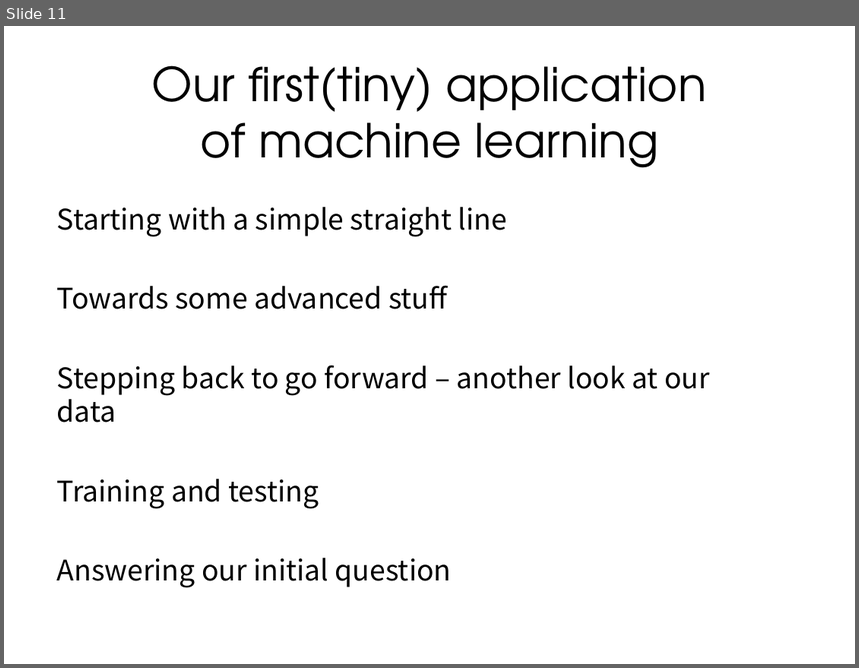
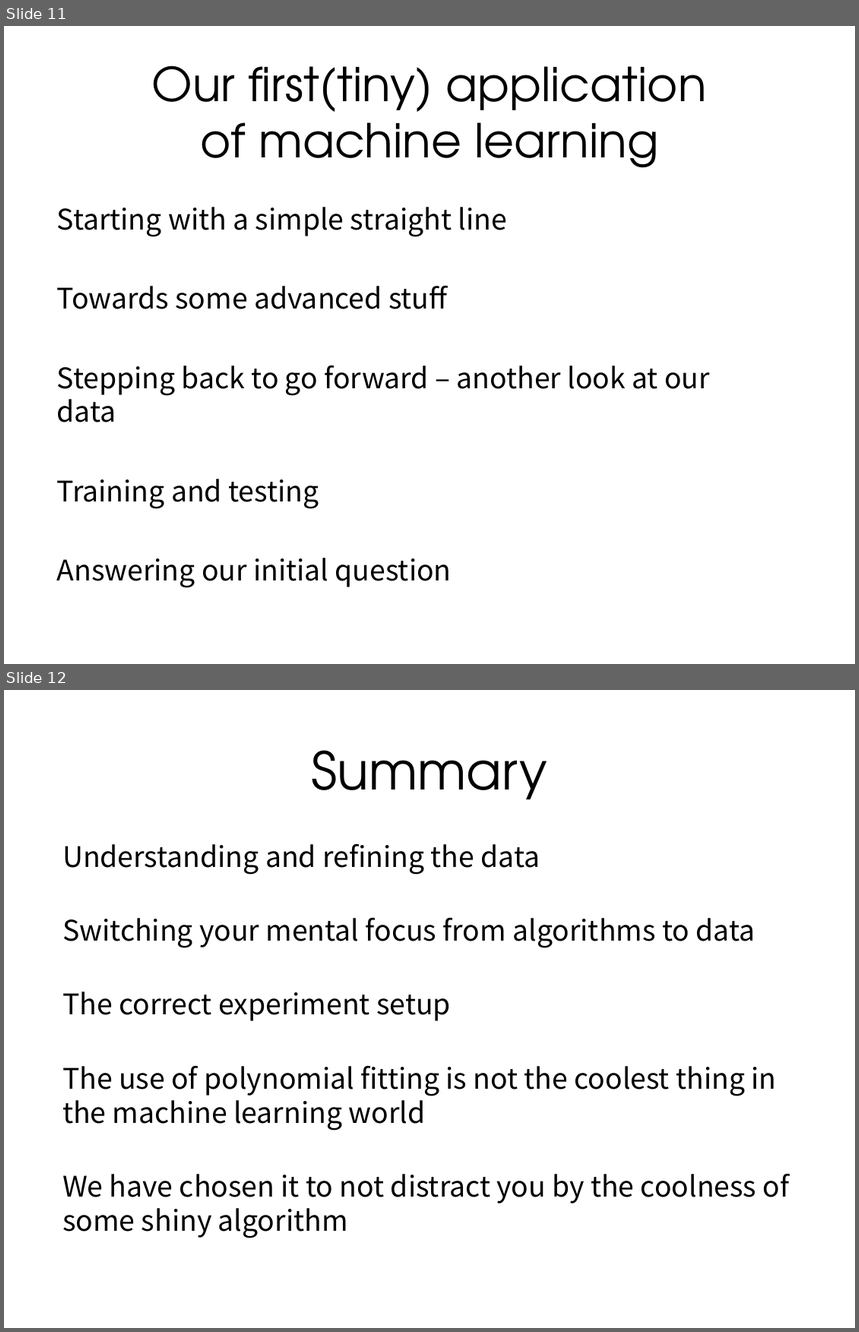
Before and after one commit to rnder/Building-Machine-Learning-Systems-with-Python, a slide deck: Week1-1 Getting Started with Python Machine Learning.pptx. Shown one above the other, each under a label of ours: slide 11 before the commit, slides 11 and 12 after it. The pictures are 859x668 and 859x1332 pixels, drawn with LibreOffice and Linux fonts; fonts in the diff are those of the drawing. Boxes give left, top, right and bottom in pixels: in the first picture for what was removed or moved away, otherwise in the second. Text is boxed around its words. In the diff, an @@ line names an element or a change of style, - is before the commit and + after.

Commit message:
Week1-1 Getting Started with Python Machine Learning

```diff
--- a/Week1-1 Getting Started with Python Machine Learning.pptx
+++ b/Week1-1 Getting Started with Python Machine Learning.pptx
@@ slide 12 added at (4,690,855,1328), background #FFFFFF @@
@@ title added at (312,750,547,799), 44 pt, text #000000 @@
+Summary
@@ text added at (63,844,541,875), 24 pt, text #000000 @@
+Understanding and refining the data
@@ text added at (63,918,756,948), 24 pt, text #000000 @@
+Switching your mental focus from algorithms to data
@@ text added at (63,992,451,1021), 24 pt, text #000000 @@
+The correct experiment setup
@@ text added at (63,1066,777,1131), 24 pt, text #000000 @@
+The use of polynomial fitting is not the coolest thing in the machine learning world
@@ text added at (63,1174,790,1239), 24 pt, text #000000 @@
+We have chosen it to not distract you by the coolness of some shiny algorithm
```
Also in this commit, not shown: 1 slide changed.
